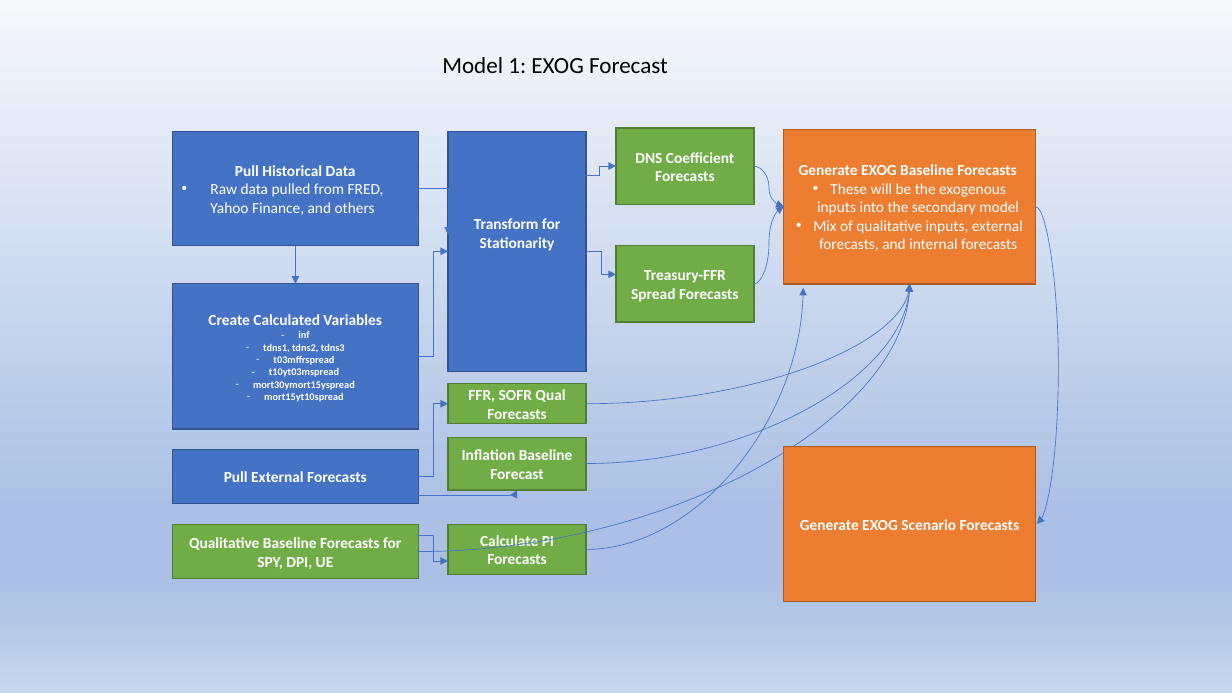
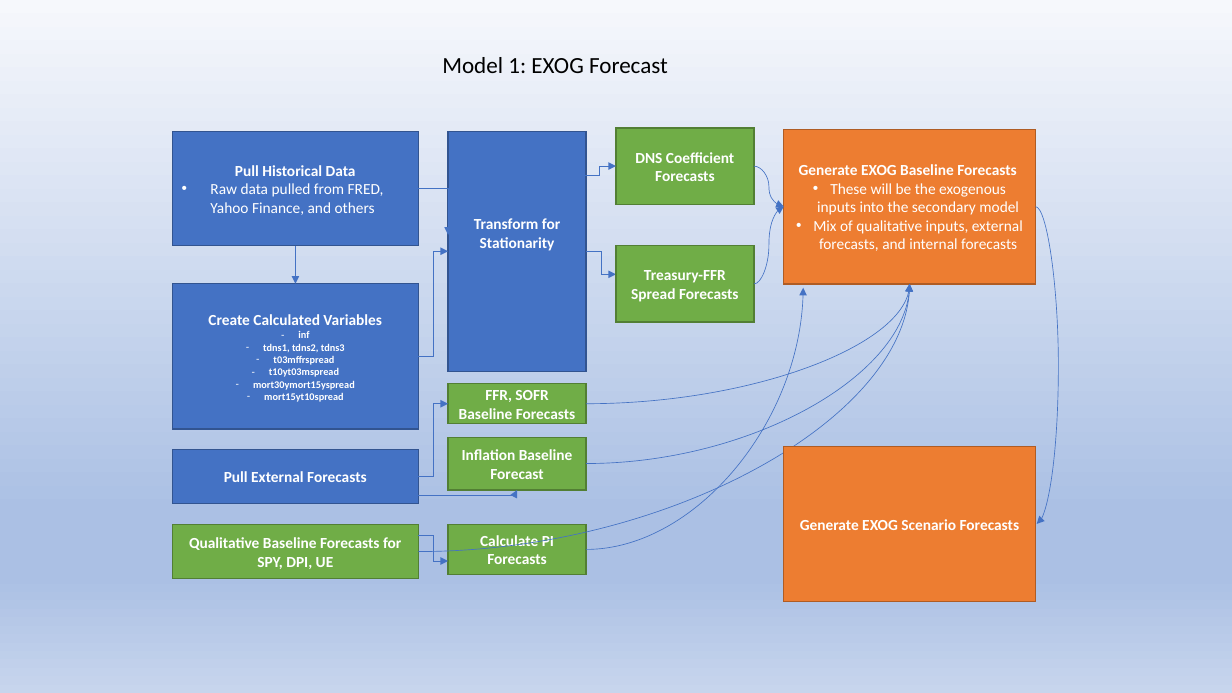
Before and after one commit to bongohead/econforecasting-r, a slide deck: slide 2 of documentation-templates/model-flow.pptx. Drawn at 1232x693 pixels with LibreOffice and Linux fonts; fonts in the diff are those of the drawing. Boxes give left, top, right and bottom in pixels: in the first picture for what was removed or moved away, otherwise in the second. Text is boxed around its words. In the diff, an @@ line names an element or a change of style, - is before the commit and + after.

Commit message:
Added initial baseline qualitative forecasts (v0.14)

```diff
--- a/documentation-templates/model-flow.pptx
+++ b/documentation-templates/model-flow.pptx
@@ text in rectangle at bbox=[459, 390, 576, 424]: text changed @@
-FFR, SOFR Qual Forecasts
+FFR, SOFR Baseline Forecasts
```
Also in this commit, not shown: 3 other files.
